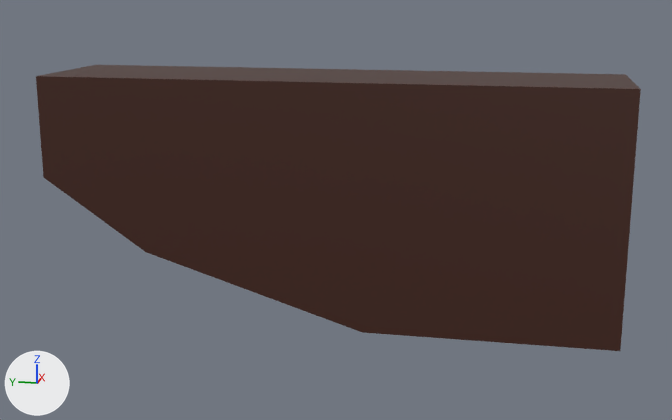
Before and after pictures for a commit that changed the FBX model game/res/models/totem/skrzydlo.fbx.
Before and after are seen from a camera (50 mm lens) standing at (-7.47, -0.18, 1.75) and looking at (-0.02, 1.31, -0.12). Every picture has the same lights, and +X, +Y and +Z are marked at lower left. The picture after the commit comes second.
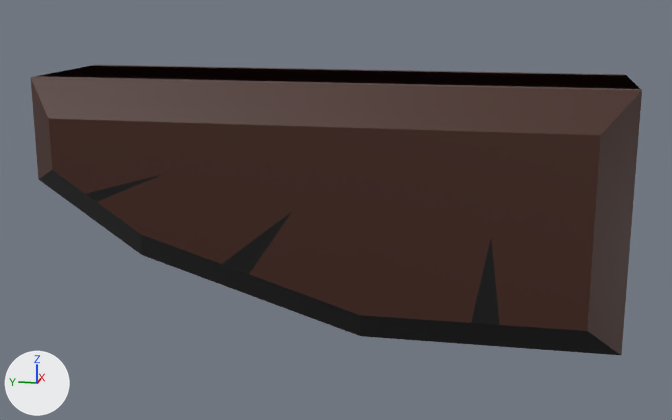
Diff of the bpy script that builds the scene:
```diff
--- a/game/res/models/totem/skrzydlo.fbx.py
+++ b/game/res/models/totem/skrzydlo.fbx.py
@@ me_cube @@
 # used by ob_cube; location = (0.0, 0.0, 0.0)
-me_cube.from_pydata(...)  # 33 vertices, 23 faces; spans x -0.51..0.87, y -1.0..3.69, z -1.0..1.0
+me_cube.from_pydata(...)  # 66 vertices, 46 faces; spans x -0.87..0.87, y -1.0..3.69, z -1.0..1.0
+# me_cube part 1: the loose piece of 33 vertices spanning x -0.51..0.87, y -1.0..3.69, z -1.0..1.0 is copied, and the copy is mirrored in x about the mesh origin; it spans x -0.87..0.51, y -1.0..3.69, z -1.0..1.0
 me_cube.materials.append(mat_material)
```

Boxes (x1, y1, x2, y2) around the edits, measured in the pictures (672 x 420 px):
'Cube', reshaped: before (36, 65, 641, 351); after (31, 65, 642, 355)
part 1 of me_cube, added (brown): after (31, 65, 642, 355)
